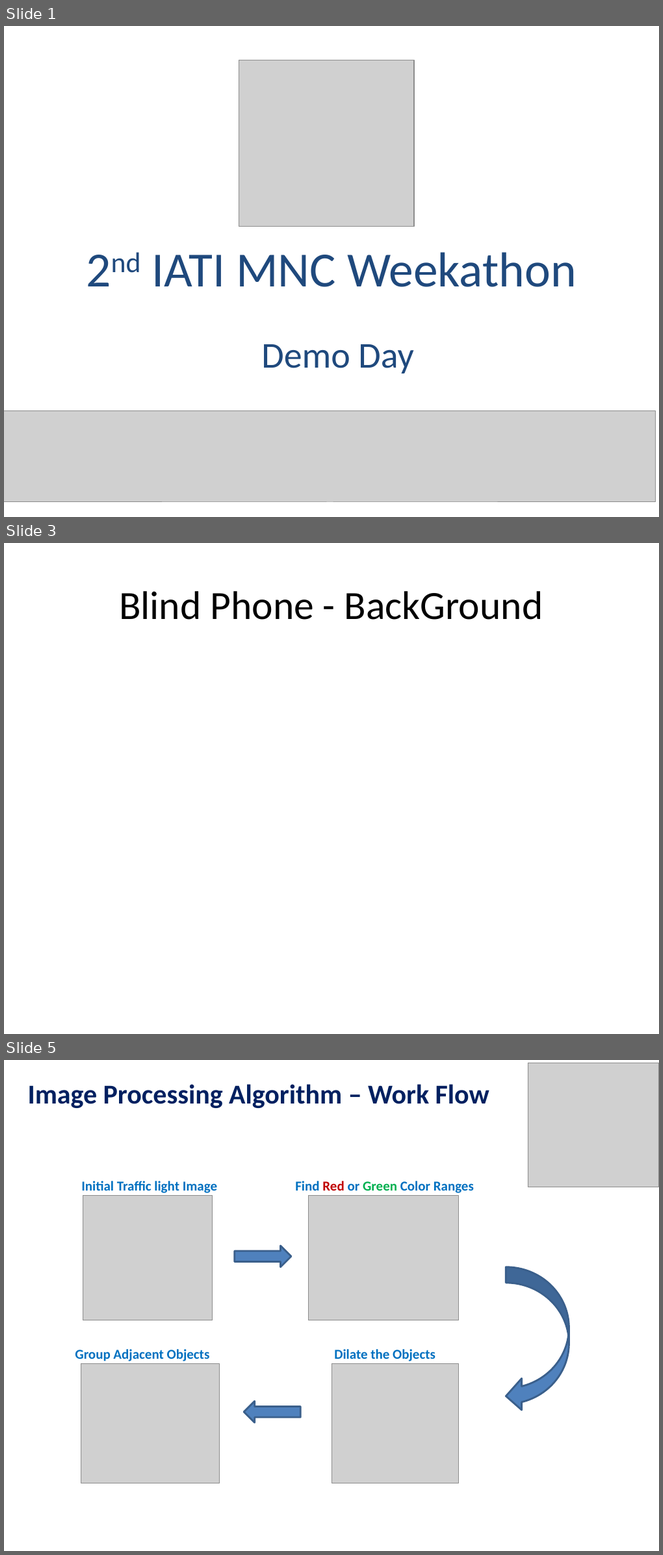
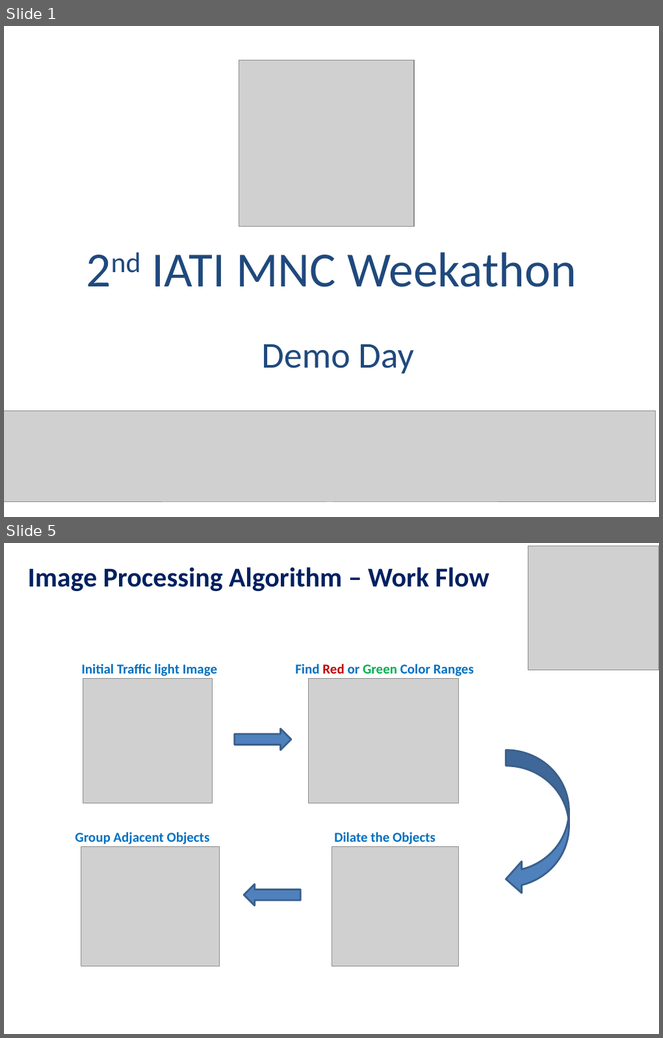
Before and after one commit to kfirt/BlindPhone, a slide deck: AnalyzerDemo/real life demo/Weekathon Presentation Template - blindphone.pptx. Shown one above the other, each under a label of ours: slides 1, 3 and 5 before the commit, slides 1 and 5 after it; the slides between them are not shown. The pictures are 663x1555 and 663x1038 pixels, drawn with LibreOffice and Linux fonts; fonts in the diff are those of the drawing; grey boxes stand for pictures. Boxes give left, top, right and bottom in pixels: in the first picture for what was removed or moved away, otherwise in the second. Text is boxed around its words. In the diff, an @@ line names an element or a change of style, - is before the commit and + after.

```diff
--- a/AnalyzerDemo/real life demo/Weekathon Presentation Template - blindphone.pptx
+++ b/AnalyzerDemo/real life demo/Weekathon Presentation Template - blindphone.pptx
@@ slide 3 removed at [4, 543, 659, 1034], background #FFFFFF @@
@@ title removed at [119, 591, 544, 620] @@
-Blind Phone - BackGround
```
Also in this commit, not shown: 2 slides changed, 1 slide added.
